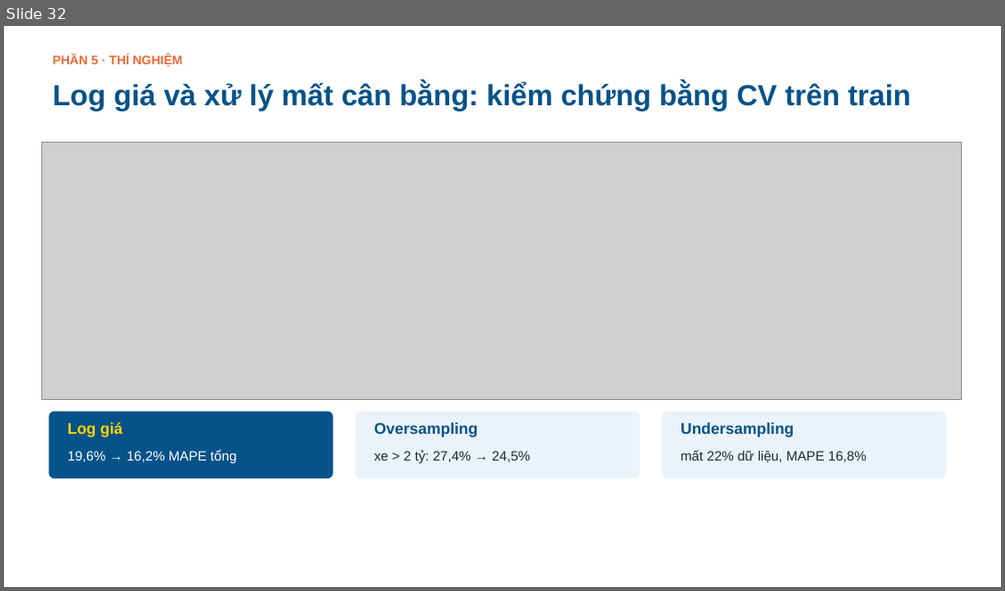
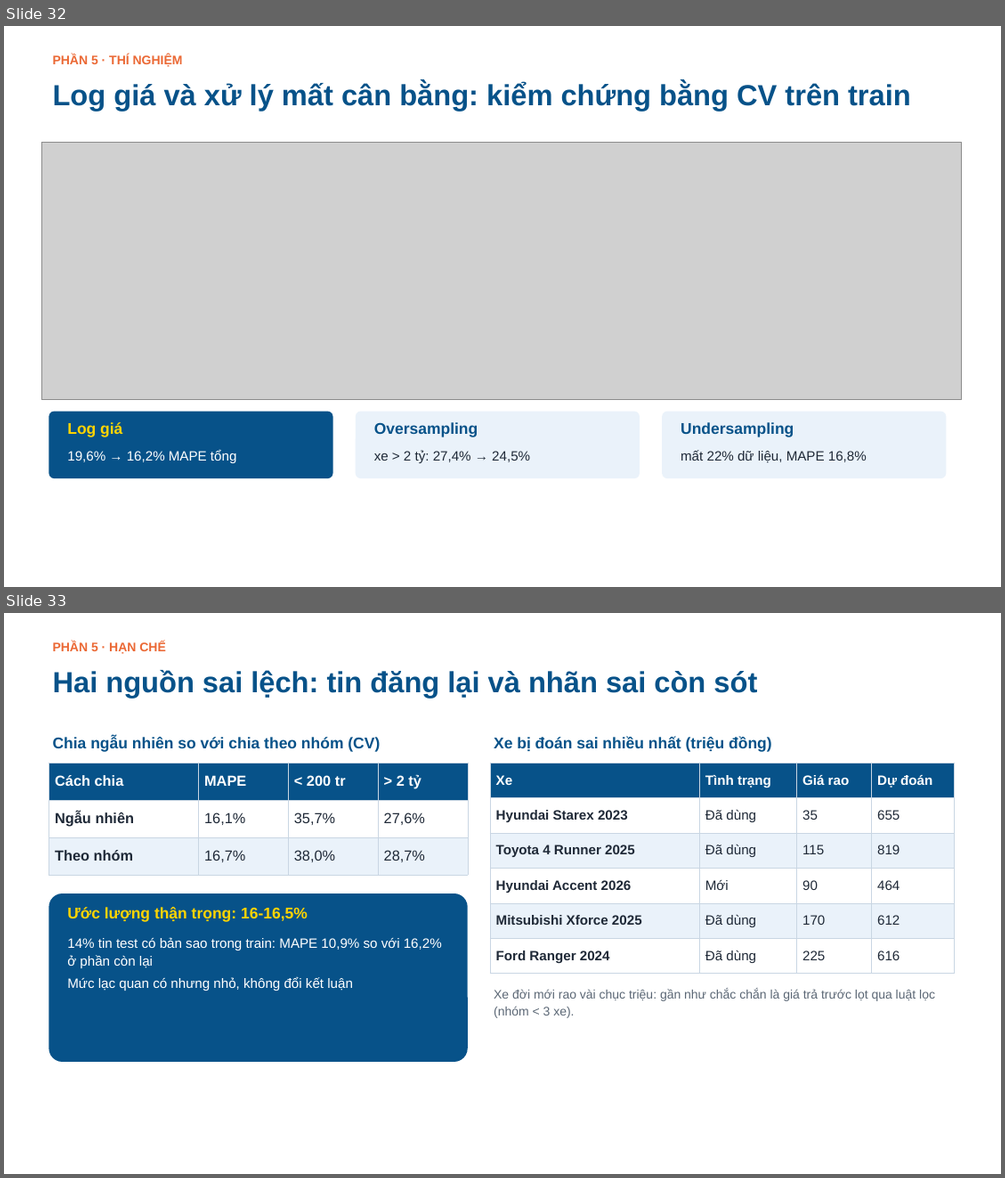
Before and after one commit to tiendc57/DataScience, a slide deck: slides/Bao_cao_Du_doan_gia_o_to.pptx. Shown one above the other, each under a label of ours: slide 32 before the commit, slides 32 and 33 after it. The pictures are 1005x591 and 1005x1178 pixels, drawn with LibreOffice and Linux fonts; fonts in the diff are those of the drawing; grey boxes stand for pictures; background and template pictures are left out. Boxes give left, top, right and bottom in pixels: in the first picture for what was removed or moved away, otherwise in the second. Text is boxed around its words. In the diff, an @@ line names an element or a change of style, - is before the commit and + after.

```diff
--- a/slides/Bao_cao_Du_doan_gia_o_to.pptx
+++ b/slides/Bao_cao_Du_doan_gia_o_to.pptx
@@ slide 33 added at (x1=4, y1=613, x2=1001, y2=1174), background picture (left out); not listed: 1 template element that a slide beside it also shows @@
@@ text added at (x1=53, y1=641, x2=165, y2=654), 12 pt, text #EB6834, bold @@
+PHẦN 5 · HẠN CHẾ
@@ text added at (x1=53, y1=670, x2=757, y2=698), 28 pt, text #075289, bold @@
+Hai nguồn sai lệch: tin đăng lại và nhãn sai còn sót
@@ text added at (x1=53, y1=736, x2=380, y2=752), 15 pt, text #075289, bold @@
+Chia ngẫu nhiên so với chia theo nhóm (CV)
@@ text added at (x1=494, y1=736, x2=772, y2=752), 15 pt, text #075289, bold @@
+Xe bị đoán sai nhiều nhất (triệu đồng)
@@ table added at (x1=48, y1=763, x2=468, y2=875), 3 rows, 4 columns @@
+Cách chia | MAPE | < 200 tr | > 2 tỷ
+Ngẫu nhiên | 16,1% | 35,7% | 27,6%
+Theo nhóm | 16,7% | 38,0% | 28,7%
@@ table added at (x1=490, y1=763, x2=954, y2=973), 6 rows, 4 columns @@
+Xe | Tình trạng | Giá rao | Dự đoán
+Hyundai Starex 2023 | Đã dùng | 35 | 655
+Toyota 4 Runner 2025 | Đã dùng | 115 | 819
+Hyundai Accent 2026 | Mới | 90 | 464
+Mitsubishi Xforce 2025 | Đã dùng | 170 | 612
+Ford Ranger 2024 | Đã dùng | 225 | 616
@@ rounded rectangle added at (x1=48, y1=893, x2=468, y2=1062), fill #075289 @@
@@ text added at (x1=67, y1=907, x2=307, y2=922), 15 pt, text #FFD400, bold @@
+Ước lượng thận trọng: 16-16,5%
@@ text added at (x1=67, y1=937, x2=442, y2=990), 13 pt, text #FFFFFF @@
+14% tin test có bản sao trong train: MAPE 10,9% so với 16,2% ở phần còn lại
+Mức lạc quan có nhưng nhỏ, không đổi kết luận
@@ text added at (x1=494, y1=989, x2=935, y2=1018), 12 pt, text #5B6775 @@
+Xe đời mới rao vài chục triệu: gần như chắc chắn là giá trả trước lọt qua luật lọc (nhóm < 3 xe).
```
Also in this commit, not shown: 16 slides changed, 17 other slides added, 18 slides removed, 18 other files.
